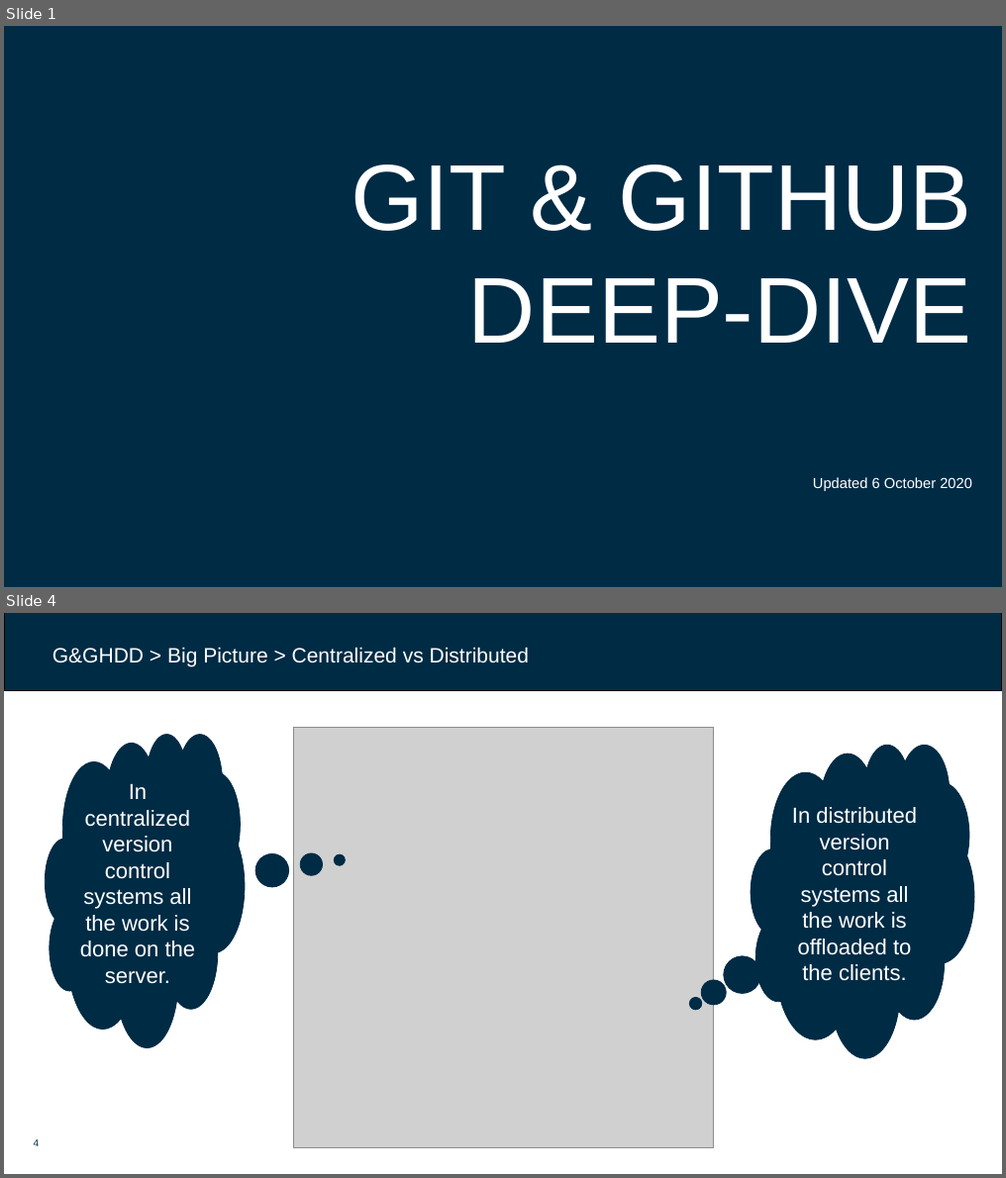
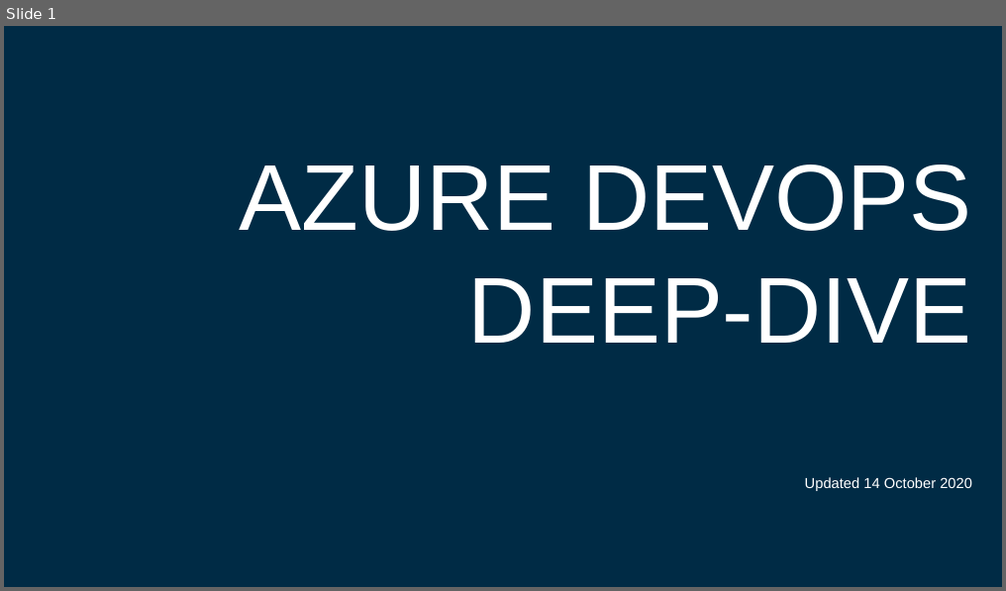
Before and after one commit to dfds/dojo, a slide deck: workshops/ado-deep-dive/ado-deep-dive.pptx. Shown one above the other, each under a label of ours: slides 1 and 4 before the commit, slide 1 after it; the slides between them are not shown. The pictures are 1006x1178 and 1006x591 pixels, drawn with LibreOffice and Linux fonts; fonts in the diff are those of the drawing; grey boxes stand for pictures; background and template pictures are left out. Boxes give left, top, right and bottom in pixels: in the first picture for what was removed or moved away, otherwise in the second. Text is boxed around its words. In the diff, an @@ line names an element or a change of style, - is before the commit and + after.

```diff
--- a/workshops/ado-deep-dive/ado-deep-dive.pptx
+++ b/workshops/ado-deep-dive/ado-deep-dive.pptx
@@ slide 4 removed at (4, 613, 1002, 1174), background #FFFFFF @@
@@ rectangle removed at (4, 613, 1002, 691) @@
@@ rectangle removed at (46, 639, 708, 671) @@
-G&GHDD > Big Picture > Centralized vs Distributed
@@ picture removed at (293, 727, 713, 1149) @@
@@ thought cloud removed at (46, 734, 245, 1048) @@
-In centralized version control systems all the work is done on the server.
@@ thought cloud removed at (751, 744, 974, 1058) @@
-In distributed version control systems all the work is offloaded to the clients.
@@ page number removed at (34, 1140, 40, 1147) @@
-4
@@ slide 1 changed as well @@
@@ title at (240, 165, 972, 491): text changed @@
-GIT & GITHUB
-DEEP-DIVE
-Updated 6 October 2020
+AZURE DEVOPS
+DEEP-DIVE
+Updated 14 October 2020
```
Also in this commit, not shown: 4 other slides changed, 3 slides added, 30 other slides removed.
